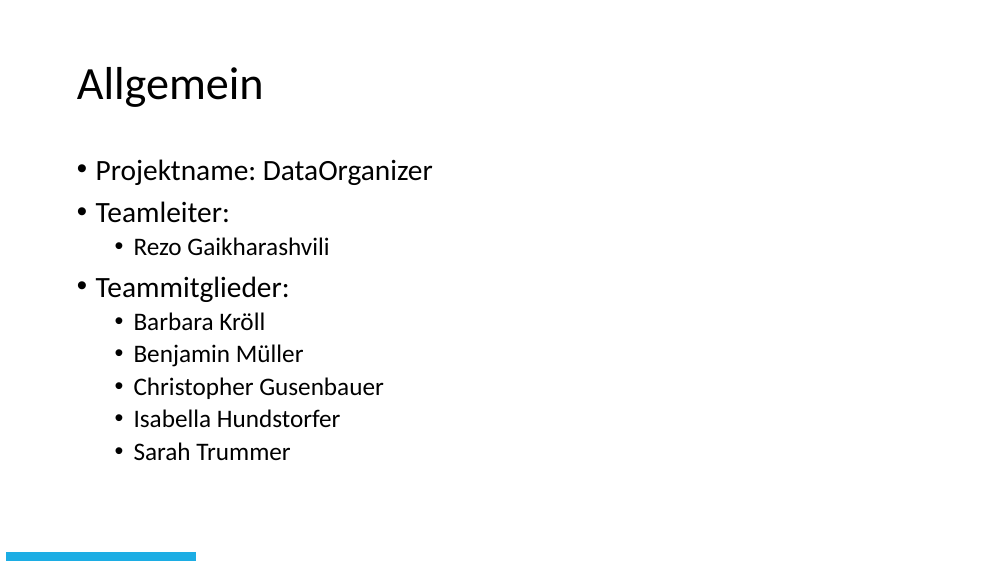
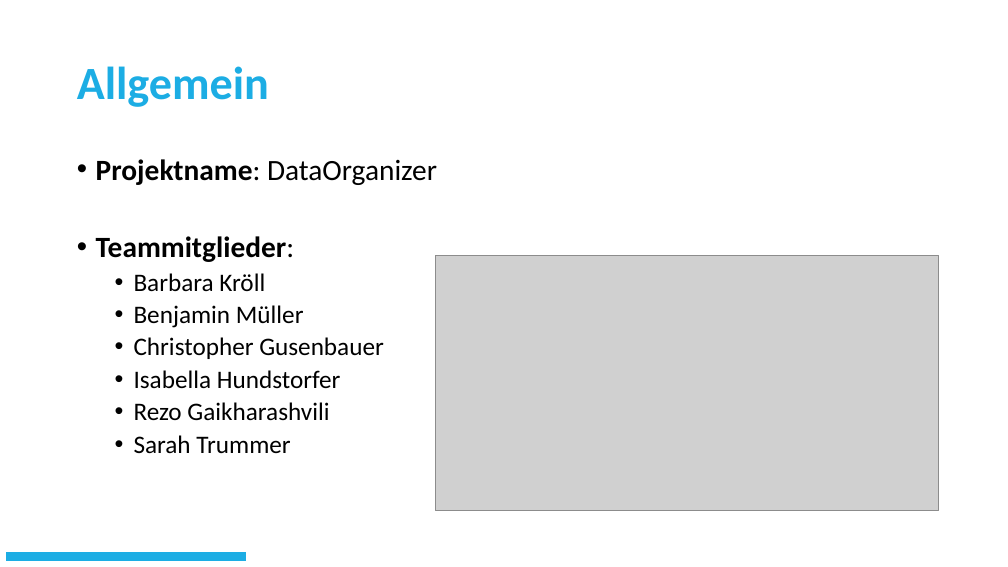
Before and after one commit to FireRedDev/DataOrganizer, a slide deck: slide 3 of Dokumentation/DataOrganizer.pptm. Drawn at 1008x567 pixels with LibreOffice and Linux fonts; fonts in the diff are those of the drawing; grey boxes stand for pictures. Boxes give left, top, right and bottom in pixels: in the first picture for what was removed or moved away, otherwise in the second. Text is boxed around its words. In the diff, an @@ line names an element or a change of style, - is before the commit and + after.

```diff
--- a/Dokumentation/DataOrganizer.pptm
+++ b/Dokumentation/DataOrganizer.pptm
@@ title "Allgemein" at (x1=77, y1=66, x2=269, y2=107): text colour #000000 to #1CADE4, bold on @@
@@ text at (x1=96, y1=159, x2=437, y2=262): bold on in "Projektname:", "Teammitglieder:" @@
@@ text at (x1=96, y1=201, x2=329, y2=256): paragraphs removed @@
-• Teamleiter:
-  • Rezo Gaikharashvili
@@ picture added at (x1=436, y1=255, x2=939, y2=510) @@
@@ text at (x1=134, y1=402, x2=329, y2=421): paragraph added @@
+  • Rezo Gaikharashvili
@@ rectangle resized from (x1=5, y1=551, x2=197, y2=562) to (x1=5, y1=551, x2=247, y2=562) @@
```
Also in this commit, not shown: 5 other slides changed, 1 slide removed, 2 other files.
